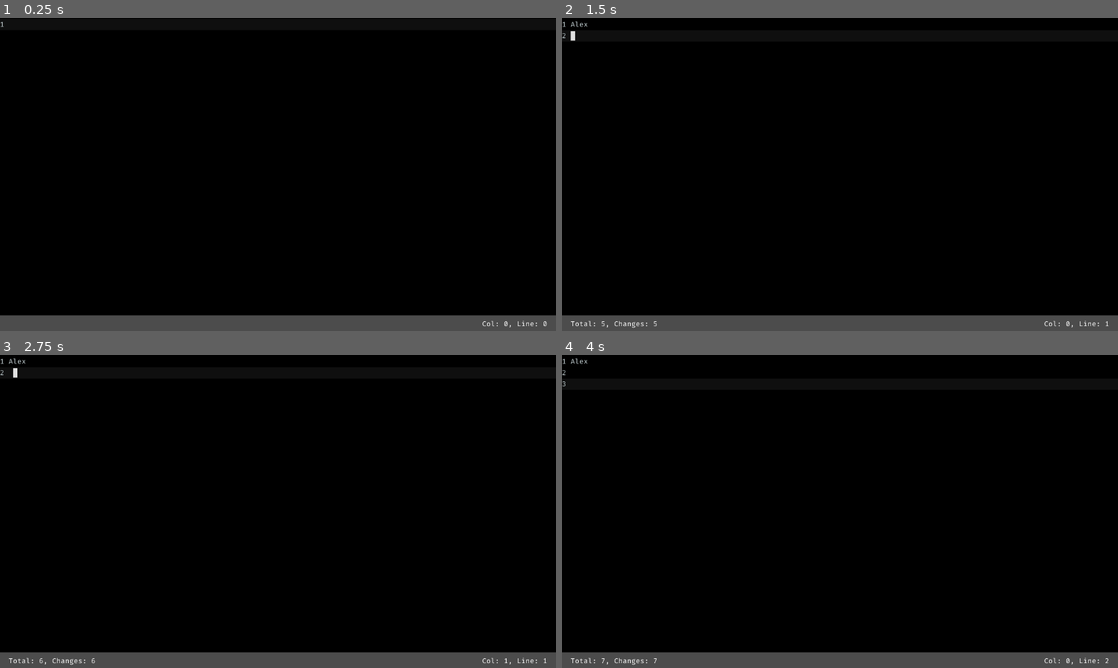
Above: before the commit, frames 1-4 (two rows, left to right).
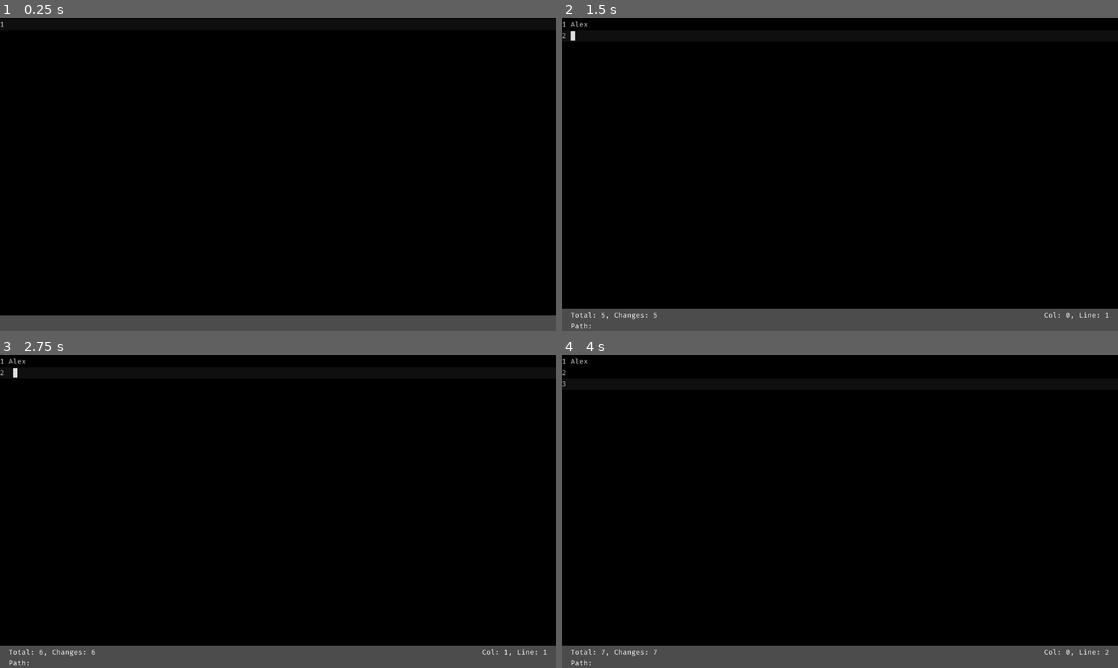
Above: after the commit, the same moments.

Repository: DeybisMelendez/ScriptEditor
Game: Godot game, scene res://Body.tscn
Same seed, same stepped clock (60 frames per second), same inputs: the game is played once before the commit and once after it. This scene is started directly instead of the project's main scene.
Inputs (mouse positions are in pixels of both pictures, inside the frame that each line leads up to):
- Up to frame 1 (0.25 s): no input
- Up to frame 2 (1.5 s): click (840, 168) at 0.52 s; type "Alex" at 0.6 s; tap Enter at 1.25 s
- Up to frame 3 (2.75 s): tap Space at 2 s
- Up to frame 4 (4 s): tap Enter at 3.5 s

The runs differ from the first frame. In frame 1, less than 0.1% of the frame differs, in the area x 86-99%, y 96-99%; in frame 2, 2.4%, in the area x 0-100%, y 92-100%; in frame 3, 2.4%; in frame 4, 2.4%.
Error before the commit: Invalid get index 'current_tab' (on base: 'Viewport'). (res://Body.gd:77)
Error after the commit: Invalid get index 'current_tab' (on base: 'Viewport'). (res://Body.gd:56)

Commit message:
cambios para v0.1.0 alpha 3

Diff:
--- a/Body.gd
+++ b/Body.gd
@@ -7,35 +7,19 @@
 var path = ""
 var current_file = ""
 var is_focused = false
-
 onready var TabCont = get_parent()
 onready var TextLabel = $VBoxContainer/ToolBar/HBoxContainer2/TextLabel
 onready var FileLabel = $VBoxContainer/ToolBar/HBoxContainer/FileLabel
 onready var Editor = $VBoxContainer/TextEdit
-onready var Confirm = $ConfirmationDialog
-onready var Dialog = get_tree().current_scene.get_node("FileDialog")
 
 func _input(event):
 	if is_focused:
 		if event is InputEventKey:
-			if event.is_action_pressed("save_file_as"):
-				Dialog.set_mode(FileDialog.MODE_SAVE_FILE)
-				Dialog.popup_centered_minsize()
-			elif event.is_action_pressed("save_file"):
-				if path == "":
-					Dialog.set_mode(FileDialog.MODE_SAVE_FILE)
-					Dialog.popup_centered_minsize()
-				else:
-					save_file()
-			elif event.is_action_released("close_file"):
-				if txt_changed:
-					Confirm.popup_centered_minsize()
-				else:
-					confirmed()
-			elif event.is_action_pressed("resize_down"):
-				add_size_font(-1)
-			elif event.is_action_pressed("resize_up"):
-				add_size_font(1)
+			if event.is_pressed():
+				if event.is_action_pressed("resize_down"):
+					add_size_font(-1)
+				elif event.is_action_pressed("resize_up"):
+					add_size_font(1)
 
 func add_size_font(value):
 	Editor.get_font("font").size += value
@@ -46,15 +30,13 @@
 	Editor.connect("focus_exited", self, "focus_exited")
 	Editor.connect("text_changed", self, "text_changed")
 	Editor.connect("cursor_changed", self, "cursor_changed")
-	Confirm.connect("confirmed", self, "confirmed")
-	#load_file()
+	#text_changed()
 
 func body_focus_entered():
 	focus_editor()
 
 func focus_editor():
 	Editor.grab_focus()
-	OS.set_window_title(path)
 
 func focus_entered():
 	is_focused = true
@@ -62,16 +44,13 @@
 func focus_exited():
 	is_focused = false
 
-func confirmed():
-	queue_free()
-
 func cursor_changed():
 	col = Editor.cursor_get_column()
 	line = Editor.cursor_get_line()
 	TextLabel.text = "Col: " + str(col) +", Line: " + str(line)
 
 func text_changed():
-	FileLabel.text ="Total: " + str(Editor.text.length()) + ", Changes: " + str(abs(copy_file.length() - Editor.text.length()))
+	FileLabel.text = "Total: " + str(Editor.text.length()) + ", Changes: " + str(abs(copy_file.length() - Editor.text.length())) + "\nPath: " + path
 	txt_changed = Editor.text != copy_file
 	if txt_changed:
 		TabCont.set_tab_title(TabCont.current_tab, current_file + "*")
@@ -89,23 +68,28 @@
 		var sintax = current_file.split(".",false)
 		Editor.set_sintax(sintax[sintax.size()-1])
 		text_changed()
+	else:
+		text_changed()
 
-func update_info():
-	TabCont.set_tab_title(TabCont.current_tab, current_file)
-	text_changed()
+#func update_info():
+#	#TabCont.set_tab_title(TabCont.current_tab, current_file)
+#	text_changed()
 
-func save_file_as(p, f):
-	var file = File.new()
-	file.open(p, File.WRITE)
-	file.store_string(Editor.text)
-	file.close()
-	copy_file = Editor.text
-	current_file = f
-	var sintax = current_file.split(".", false)
-	Editor.set_sintax(sintax[sintax.size()-1])
-	update_info()
+#func save_file_as(p, f):
+#	var file = File.new()
+#	file.open(p, File.WRITE)
+#	file.store_string(Editor.text)
+#	file.close()
+#	copy_file = Editor.text
+#	current_file = f
+#	var sintax = current_file.split(".", false)
+#	Editor.set_sintax(sintax[sintax.size()-1])
+#	text_changed()
 
-func save_file():
+func save_file(p, f):
+	if p:
+		path = p
+		current_file = f
 	var file = File.new()
 	file.open(path, File.WRITE)
 	file.store_string(Editor.text)
@@ -113,4 +97,4 @@
 	copy_file = Editor.text
 	var sintax = current_file.split(".", false)
 	Editor.set_sintax(sintax[sintax.size()-1])
-	update_info()
+	text_changed()
--- a/Body.tscn
+++ b/Body.tscn
@@ -18,20 +18,6 @@
 anchor_bottom = 0.0
 margin_right = 1280.0
 margin_bottom = 684.0
-text = ""
 
 [node name="ToolBar" parent="VBoxContainer" instance=ExtResource( 3 )]
 editor/display_folded = true
-
-[node name="ConfirmationDialog" type="ConfirmationDialog" parent="."]
-visible = true
-anchor_left = 0.5
-anchor_top = 0.5
-anchor_right = 0.5
-anchor_bottom = 0.5
-margin_left = -100.0
-margin_top = -35.0
-margin_right = 100.0
-margin_bottom = 35.0
-dialog_text = "Hay cambios en el archivo,
-¿Desea cerrar sin guardar?"
--- a/Main.gd
+++ b/Main.gd
@@ -1,45 +1,65 @@
 extends Control
 
-var copy_file = ""
-var txt_changed = false
-var col = 0
-var line = 0
 export (PackedScene) var Body
 onready var Dialog = $FileDialog
 onready var TabCont = $TabContainer
+onready var ConfirmClose = $ConfirmDialog
 
 func _ready():
 	Dialog.connect("file_selected", self, "file_selected")
+	ConfirmClose.connect("confirmed", self, "close_confirmed")
+
+func close_confirmed():
+	TabCont.get_current_tab_control().queue_free()
+
+func get_path():
+	return TabCont.get_current_tab_control().path
+
+func get_text():
+	return TabCont.get_current_tab_control().Editor.text
+
+func text_changed():
+	return TabCont.get_current_tab_control().txt_changed
+
+func get_editor():
+	return TabCont.get_current_tab_control().Editor
+
+func file_is_open(path):
+	for tab in TabCont.get_tab_count():
+		if TabCont.get_tab_control(tab).path == path:
+			TabCont.current_tab = tab
+			return true
+	return false
 
 func file_selected(path):
 	match Dialog.get_mode():
 		FileDialog.MODE_OPEN_FILE:
-			new_file(path)
+			if not file_is_open(path):
+				new_file(path)
 		FileDialog.MODE_SAVE_FILE:
-			save_file_as(path, Dialog.current_file)
-			set_focus_on_TextEditor()
+			save_file(path)
+	set_focus_on_TextEditor()
+	TabCont.get_current_tab_control().text_changed()
 	Dialog.invalidate()
 
 func new_file(path):
 	var new_body = Body.instance()
-	var current_file = "untitled"
+	#var current_file = "untitled"
 	if path:
 		new_body.path = path
-		current_file = Dialog.current_file
-		new_body.current_file = current_file
+		new_body.current_file = Dialog.current_file
 	else:
 		new_body.current_file = "untitled"
 	TabCont.add_child(new_body)
 	TabCont.current_tab = TabCont.get_tab_count()-1
 	TabCont.get_current_tab_control().load_file()
-	#TabCont.set_tab_title(TabCont.current_tab, current_file)
-	set_focus_on_TextEditor()
+	TabCont.get_current_tab_control().focus_editor()
+
+func save_file(path):
+	TabCont.get_current_tab_control().save_file(path, Dialog.current_file)
 
 func set_focus_on_TextEditor():
 	TabCont.get_current_tab_control().focus_editor()
-
-func save_file_as(p, f):
-	TabCont.get_current_tab_control().save_file_as(p, f)
 
 func file_exists(path):
 	var file = File.new()
@@ -49,27 +69,43 @@
 
 func _input(event):
 	if event is InputEventKey:
-		if event.is_action_pressed("new_file"):
-			#usado para identificar nuevo archivo nada mas
-			new_file(null)
-		elif event.is_action_pressed("open_file"):
-			Dialog.set_mode(FileDialog.MODE_OPEN_FILE)
-			Dialog.popup_centered_minsize()
-		elif event.is_action_pressed("next_tab"):
-			var total_tabs = TabCont.get_tab_count()
-			if total_tabs > 1:
-				var next_tab = TabCont.current_tab + 1
-				if next_tab >= total_tabs:
-					TabCont.current_tab = 0
+		if event.is_pressed():
+			if event.is_action_pressed("new_file"):
+				new_file(null)
+			elif event.is_action_pressed("open_file"):
+				Dialog.set_mode(FileDialog.MODE_OPEN_FILE)
+				Dialog.popup_centered_minsize()
+			elif event.is_action_pressed("save_file_as"):
+				Dialog.set_mode(FileDialog.MODE_SAVE_FILE)
+				Dialog.popup_centered_minsize()
+			elif event.is_action_pressed("save_file"):
+				var path = get_path()
+				if path == "":
+					Dialog.set_mode(FileDialog.MODE_SAVE_FILE)
+					Dialog.popup_centered_minsize()
 				else:
-					TabCont.current_tab = next_tab
-			set_focus_on_TextEditor()
-		elif event.is_action_pressed("back_tab"):
-			var total_tabs = TabCont.get_tab_count()
-			if total_tabs > 1:
-				var back_tab = TabCont.current_tab - 1
-				if back_tab < 0:
-					TabCont.current_tab = total_tabs - 1
-				else:
-					TabCont.current_tab = back_tab
-			set_focus_on_TextEditor()
+					save_file(null)
+			elif event.is_action_pressed("close_file"):
+				if TabCont.get_tab_count() > 0:
+					if text_changed():
+						ConfirmClose.popup_centered_minsize()
+					else:
+						close_confirmed()
+			elif event.is_action_pressed("next_tab"):
+				var total_tabs = TabCont.get_tab_count()
+				if total_tabs > 1:
+					var next_tab = TabCont.current_tab + 1
+					if next_tab >= total_tabs:
+						TabCont.current_tab = 0
+					else:
+						TabCont.current_tab = next_tab
+				set_focus_on_TextEditor()
+			elif event.is_action_pressed("back_tab"):
+				var total_tabs = TabCont.get_tab_count()
+				if total_tabs > 1:
+					var back_tab = TabCont.current_tab - 1
+					if back_tab < 0:
+						TabCont.current_tab = total_tabs - 1
+					else:
+						TabCont.current_tab = back_tab
+				set_focus_on_TextEditor()
--- a/Main.tscn
+++ b/Main.tscn
@@ -1,14 +1,15 @@
 [gd_scene load_steps=4 format=2]
 
-[ext_resource path="res://Main.gd" type="Script" id=1]
-[ext_resource path="res://Body.tscn" type="PackedScene" id=2]
-[ext_resource path="res://theme.tres" type="Theme" id=3]
+[ext_resource path="res://theme.tres" type="Theme" id=1]
+[ext_resource path="res://Main.gd" type="Script" id=2]
+[ext_resource path="res://Body.tscn" type="PackedScene" id=3]
 
 [node name="Main" type="Control"]
 anchor_right = 1.0
 anchor_bottom = 1.0
-script = ExtResource( 1 )
-Body = ExtResource( 2 )
+theme = ExtResource( 1 )
+script = ExtResource( 2 )
+Body = ExtResource( 3 )
 
 [node name="TabContainer" type="TabContainer" parent="."]
 anchor_right = 1.0
@@ -19,18 +20,18 @@
 anchor_bottom = 1.0
 size_flags_horizontal = 3
 size_flags_vertical = 3
-theme = ExtResource( 3 )
+theme = ExtResource( 1 )
 window_title = "Abrir archivo(s)"
 resizable = true
 mode = 1
 access = 2
-current_dir = "/home/deybis/repos/ScriptEditor"
-current_path = "/home/deybis/repos/ScriptEditor/"
+current_dir = "/home/damv/Documentos/repos/ScriptEditor"
+current_path = "/home/damv/Documentos/repos/ScriptEditor/"
 
 [node name="ConfirmDialog" type="ConfirmationDialog" parent="."]
-margin_right = 464.0
-margin_bottom = 81.0
-theme = ExtResource( 3 )
-resizable = true
+visible = true
+margin_right = 224.0
+margin_bottom = 90.0
+theme = ExtResource( 1 )
 dialog_text = "Hay cambios en el archivo,
 ¿Desea cerrar sin guardar?"
--- a/TextEdit.tscn
+++ b/TextEdit.tscn
@@ -1,16 +1,14 @@
-[gd_scene load_steps=4 format=2]
+[gd_scene load_steps=3 format=2]
 
-[ext_resource path="res://theme.tres" type="Theme" id=1]
-[ext_resource path="res://fonts/Code.tres" type="DynamicFont" id=2]
-[ext_resource path="res://TextEdit.gd" type="Script" id=3]
+[ext_resource path="res://fonts/Code.tres" type="DynamicFont" id=1]
+[ext_resource path="res://TextEdit.gd" type="Script" id=2]
 
 [node name="TextEdit" type="TextEdit"]
 anchor_right = 1.0
 anchor_bottom = 1.0
 size_flags_horizontal = 3
 size_flags_vertical = 3
-theme = ExtResource( 1 )
-custom_fonts/font = ExtResource( 2 )
+custom_fonts/font = ExtResource( 1 )
 custom_colors/member_variable_color = Color( 0.258824, 1, 0.760784, 1 )
 custom_colors/function_color = Color( 0.341176, 0.701961, 1, 1 )
 custom_colors/symbol_color = Color( 0.670588, 0.788235, 1, 1 )
--- a/ToolBar.tscn
+++ b/ToolBar.tscn
@@ -9,7 +9,7 @@
 rect_min_size = Vector2( 0, 32 )
 
 [node name="HBoxContainer" type="HBoxContainer" parent="."]
-margin_right = 20.0
+margin_right = 920.0
 margin_bottom = 32.0
 
 [node name="MarginContainer" type="MarginContainer" parent="HBoxContainer"]
@@ -19,27 +19,31 @@
 
 [node name="FileLabel" type="Label" parent="HBoxContainer"]
 margin_left = 20.0
-margin_top = 5.0
-margin_right = 20.0
-margin_bottom = 27.0
+margin_right = 920.0
+margin_bottom = 32.0
+rect_min_size = Vector2( 900, 0 )
+size_flags_horizontal = 3
+size_flags_vertical = 1
 custom_fonts/font = ExtResource( 1 )
+autowrap = true
 
 [node name="HBoxContainer2" type="HBoxContainer" parent="."]
-margin_left = 24.0
+margin_left = 924.0
 margin_right = 1280.0
 margin_bottom = 32.0
 size_flags_horizontal = 3
 alignment = 2
 
 [node name="TextLabel" type="Label" parent="HBoxContainer2"]
-margin_left = 1236.0
-margin_top = 5.0
-margin_right = 1236.0
-margin_bottom = 27.0
+margin_right = 336.0
+margin_bottom = 32.0
+size_flags_horizontal = 3
+size_flags_vertical = 1
 custom_fonts/font = ExtResource( 1 )
+align = 2
 
 [node name="MarginContainer2" type="MarginContainer" parent="HBoxContainer2"]
-margin_left = 1240.0
-margin_right = 1256.0
+margin_left = 340.0
+margin_right = 356.0
 margin_bottom = 32.0
 rect_min_size = Vector2( 16, 0 )
Not shown: 1 places in TextEdit.tscn that only renumber resources
Not shown, added: archivo nuevo.txt
Not shown, changed: archivo nuevo
